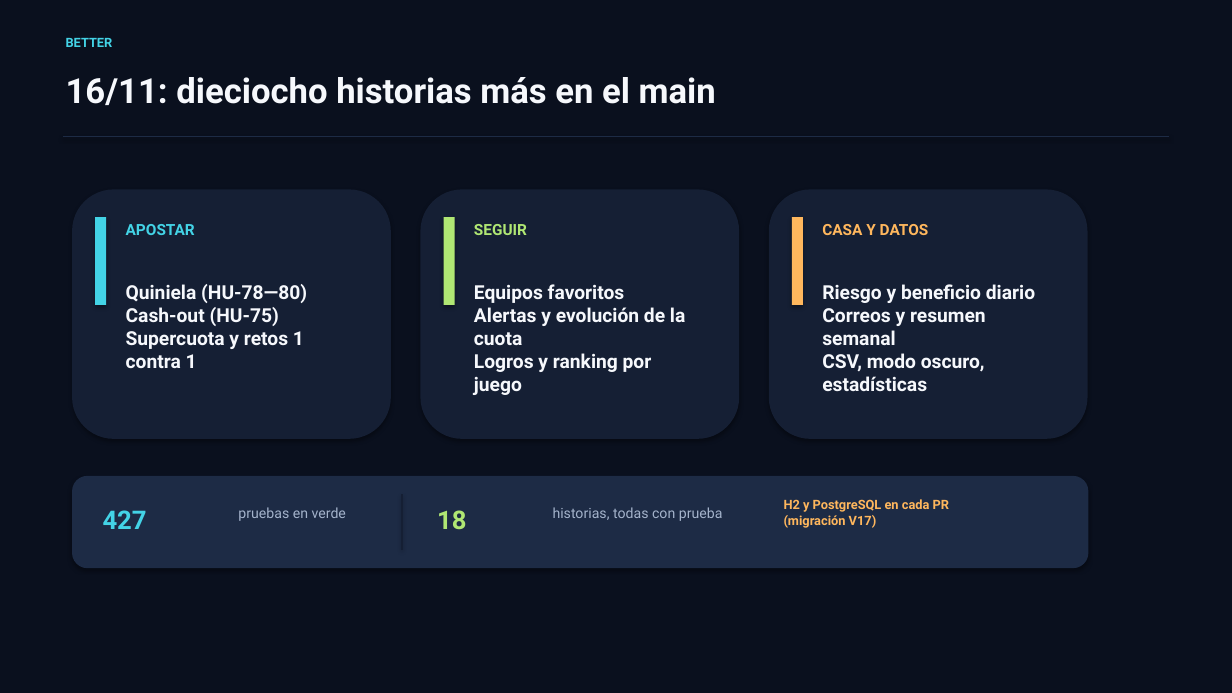
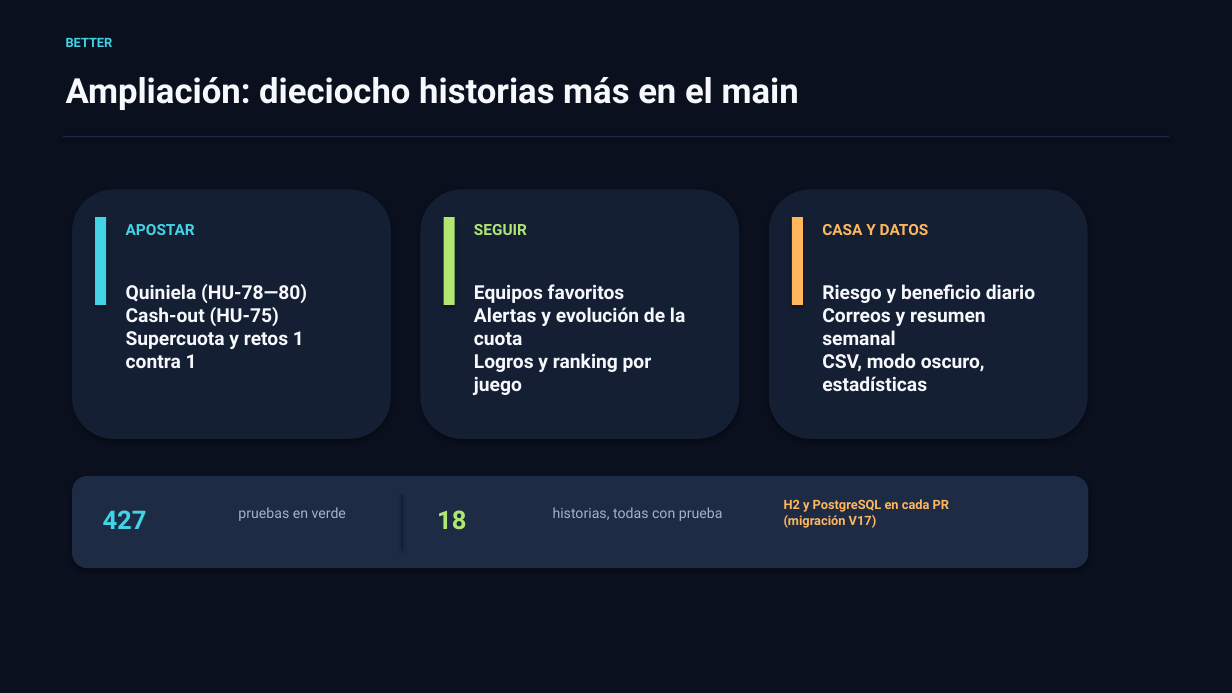
Before and after one commit to riverri/IS1, a slide deck: slide 5 of docs/presentaciones/presentacion4.pptx. Drawn at 1232x693 pixels with LibreOffice and Linux fonts; fonts in the diff are those of the drawing. Boxes give left, top, right and bottom in pixels: in the first picture for what was removed or moved away, otherwise in the second. Text is boxed around its words. In the diff, an @@ line names an element or a change of style, - is before the commit and + after.

```diff
--- a/docs/presentaciones/presentacion4.pptx
+++ b/docs/presentaciones/presentacion4.pptx
@@ text at box(66, 77, 799, 110): text changed @@
-16/11: dieciocho historias más en el main
+Ampliación: dieciocho historias más en el main
```
Also in this commit, not shown: 1 other slide changed, 9 other files.
